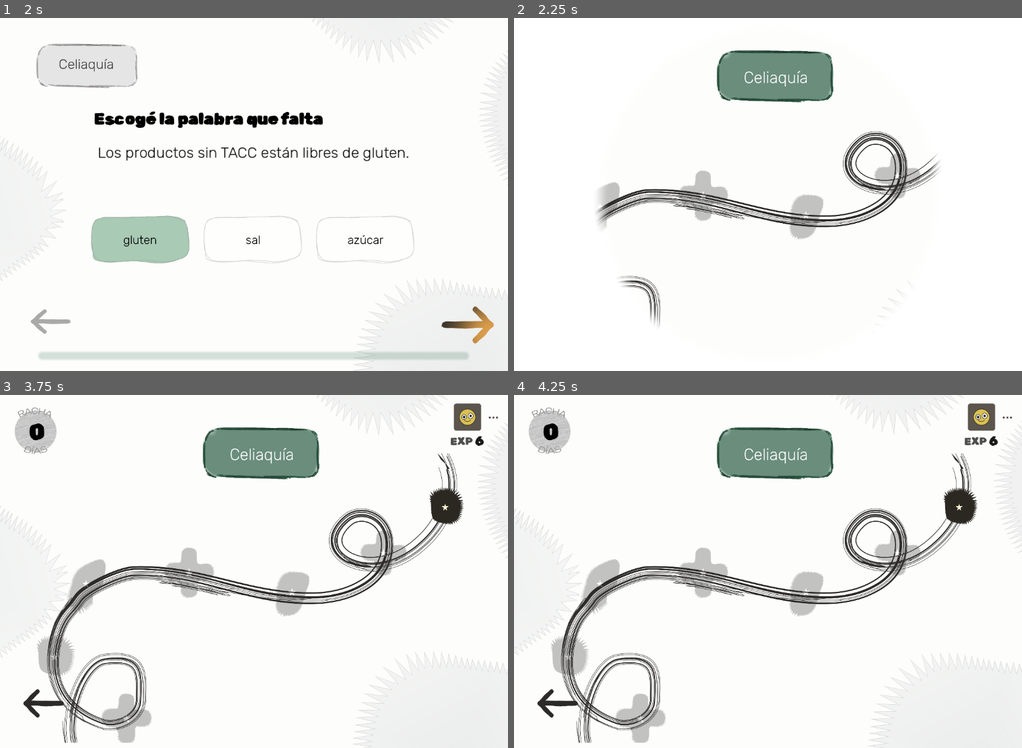
Above: before the commit, frames 1-4 (two rows, left to right).
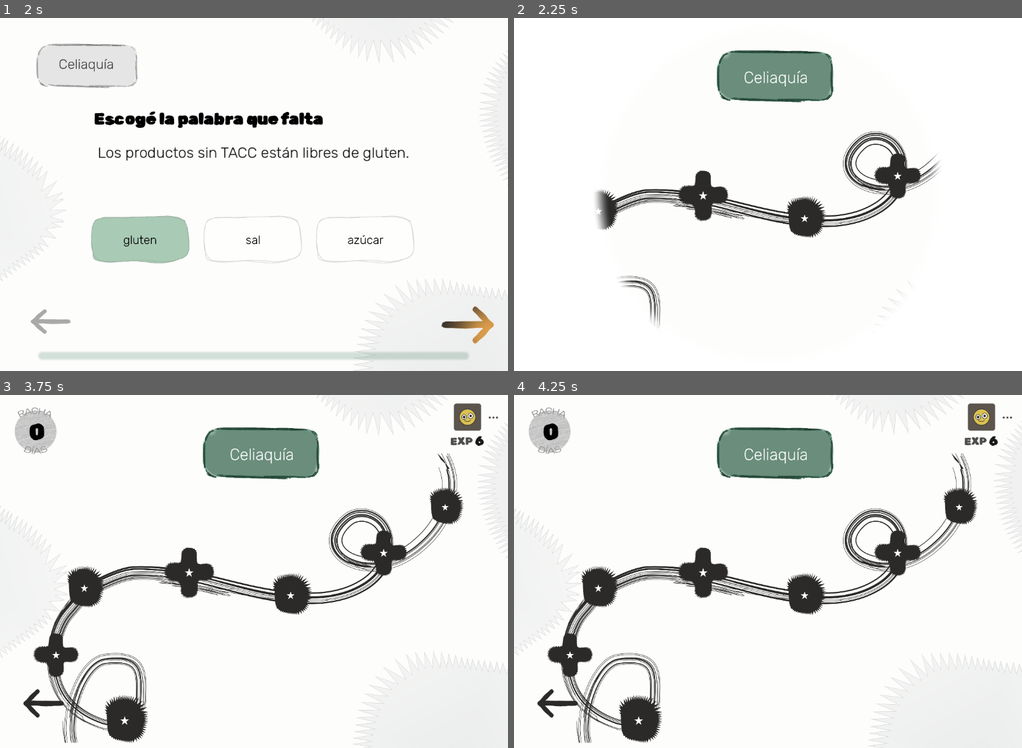
Above: after the commit, the same moments.

Repository: TTIP-e-vidente/e-vidente
Game: Godot game, scene res://completar/completar_palabra.tscn
The game is run twice, just before and just after one commit, with the same random seed, the same clock (stepped at 60 frames per second) and the same inputs. This scene is started directly instead of the project's main scene. Sound files missing from this copy of the repository are replaced by a short silence.
Inputs (mouse positions are in pixels of both pictures, inside the frame that each line leads up to):
- Up to frame 1 (2 s): click (50, 321) at 0.5 s; click "gluten" at 1.25 s
- Up to frame 2 (2.25 s): click (981, 325) at 2 s
- Up to frame 3 (3.75 s): click "Continuar" at 2.75 s; click (447, 507) at 3.52 s
- Up to frame 4 (4.25 s): no input

Frame 1 is identical in both runs. In frame 2, 2.2% of the frame differs, in the area x 16-81%, y 38-63%; in frame 3, 4.2%, in the area x 6-92%, y 26-99%; in frame 4, 4.2%.
Error after the commit: Parse Error: Annotation "@tool" must be at the top of the script, before "extends" and "class_name". (res://mapas/LevelNode.gd:6)

Commit message:
Fix: Al completar el mapa

Diff:
--- a/project/completar/completar_palabra.gd
+++ b/project/completar/completar_palabra.gd
@@ -514,7 +514,9 @@
 		_ir_a_flujo_post_juego()
 
 func _ir_a_flujo_post_juego() -> void:
-	PostGameFlowControllerScript.navigate_to_return_target(get_tree(), _ruta_escena_de_retorno)
+	var actividad: Dictionary = NODO_RUNTIME.obtener_actividad_actual(get_tree())
+	var node_key: String = str(actividad.get("node_key", "")).strip_edges()
+	PostGameFlowControllerScript.navigate_to_return_target(get_tree(), _ruta_escena_de_retorno, node_key)
 
 func _deshabilitar_interaccion() -> void:
 	_interaction_locked = true
--- a/project/interface/SaveManager.gd
+++ b/project/interface/SaveManager.gd
@@ -369,6 +369,32 @@
 	guardar_progreso_en_disco()
 
 
+func marcar_recompensa_del_mapa_como_vista(map_id: String) -> void:
+	## Marca que la recompensa del mapa ya fue mostrada al jugador.
+	## Evita volver a mostrar el cartel CapituloCompletado al recargar el mapa.
+	var clean_id: String = map_id.strip_edges()
+	if clean_id.is_empty():
+		return
+	var seen: Variant = save_data.get("map_reward_seen", {})
+	var seen_map: Dictionary = seen if seen is Dictionary else {}
+	seen_map[clean_id] = true
+	save_data["map_reward_seen"] = seen_map
+	_marcar_guardado_sucio()
+	guardar_progreso_en_disco()
+	print("[MapCompletion] marcar_recompensa_del_mapa_como_vista map_id=", clean_id)
+
+
+func ya_se_mostro_recompensa_del_mapa(map_id: String) -> bool:
+	## Devuelve true si ya se mostró la recompensa del mapa al jugador en esta sesión o sesiones anteriores.
+	var clean_id: String = map_id.strip_edges()
+	if clean_id.is_empty():
+		return false
+	var seen: Variant = save_data.get("map_reward_seen", {})
+	if not seen is Dictionary:
+		return false
+	return bool((seen as Dictionary).get(clean_id, false))
+
+
 func get_node_best_accuracy(node_id: String) -> float:
 	var clean_id: String = node_id.strip_edges()
 	var stored: Variant = save_data.get("node_progress", {})
@@ -649,6 +675,7 @@
 	save_data["node_progress"] = {}
 	save_data["total_exp"] = 0
 	save_data["completed_activity_ids_by_request"] = {}
+	save_data["map_reward_seen"] = {}
 	save_data["resume_state"] = _resume_helper.obtener_estado_predeterminado(ARCHIVERO_SCENE)
 	save_data["save_meta"] = _meta_guardado_vacia()
 	_marcar_guardado_sucio()
--- a/project/mapas/LevelNode.gd
+++ b/project/mapas/LevelNode.gd
@@ -1,4 +1,6 @@
 # HELPER_INTERNO
+# DEBUG_BADGES: activar solo para depurar badges visuales. No dejar en true en producción.
+const DEBUG_BADGES := false
 # Nodo visual individual del mapa (estrella/candado/completado).
 # Solo renderiza estado — no decide flujo.
 @tool
@@ -112,14 +114,15 @@
 	)
 	if is_completed and effective_progress <= 0.0:
 		effective_progress = 1.0
-	print_debug(
-		"[Star] update node_key=",
-		node_data.node_key if node_data != null else name,
-		" percent=",
-		effective_progress,
-		" completed=",
-		is_completed
-	)
+	if DEBUG_BADGES:
+		print_debug(
+			"[Star] update node_key=",
+			node_data.node_key if node_data != null else name,
+			" percent=",
+			effective_progress,
+			" completed=",
+			is_completed
+		)
 	if not is_completed:
 		return
 	if node_badge.has_method("set_completed"):
@@ -132,12 +135,13 @@
 	_best_percent = clampf(percent, 0.0, 1.0)
 	if _best_percent > 0.0:
 		_best_accuracy = maxf(_best_accuracy, _best_percent * 100.0)
-	print_debug(
-		"[Star] set_progress node_key=",
-		node_data.node_key if node_data != null else node_key,
-		" percent=",
-		_best_percent
-	)
+	if DEBUG_BADGES:
+		print_debug(
+			"[Star] set_progress node_key=",
+			node_data.node_key if node_data != null else node_key,
+			" percent=",
+			_best_percent
+		)
 	if node_badge != null and node_badge.has_method("set_progress"):
 		node_badge.call("set_progress", _best_percent)
 	_refresh_badge()
--- a/project/mapas/MapBoard.gd
+++ b/project/mapas/MapBoard.gd
@@ -38,6 +38,7 @@
 	_configured_node_states = node_states.duplicate()
 	var visual_nodes: Array[Node2D] = obtener_nodos_runtime_mapa()
 	var visible_count: int = mini(visual_nodes.size(), map_nodes.size())
+	print_debug("[MapBoard] configurar_nodos count=", visible_count)
 
 	if visual_nodes.size() != map_nodes.size():
 		push_warning(
@@ -57,13 +58,6 @@
 		if node_data.has_map_position:
 			visual_node.position = node_data.map_position
 		if visual_node.has_method("configurar"):
-			var progress: Variant = node_state.get("best_percent", 0.0)
-			print_debug(
-				"[MapBoard] refrescando progreso node_key=",
-				node_data.node_key,
-				" progress=",
-				progress
-			)
 			visual_node.configurar(node_data, node_state)
 		var callback := Callable(self, "_on_visual_node_selected")
 		var already_connected := visual_node.is_connected("selected", callback)
@@ -97,14 +91,6 @@
 		var saved_percent: float = float(progress.get("best_percent", 0.0))
 		if completed and saved_percent <= 0.0:
 			saved_percent = 1.0
-		print_debug(
-			"[MapBoard] node_key=",
-			node_key,
-			" saved_percent=",
-			saved_percent,
-			" completed=",
-			completed
-		)
 		if completed and visual_node.has_method("set_star_progress"):
 			visual_node.call("set_star_progress", saved_percent)
 
--- a/project/mapas/MapScene.gd
+++ b/project/mapas/MapScene.gd
@@ -9,7 +9,7 @@
 const AvanceDeNodoScript := preload("res://mapas/logica/AvanceDeNodo.gd")
 const AbridorDeNodoJugableScript := preload("res://mapas/logica/AbridorDeNodoJugable.gd")
 const MAP_COMPLETION_SCENE := preload("res://mapas/completo/CapituloCompletado.tscn")
-const FINALIZACION_PARTIDA_SCENE := "res://mapas/Finalización-Partida.tscn"
+const FINALIZACION_PARTIDA_SCENE := GameSceneRouter.FINALIZACION_PARTIDA_SCENE_PATH
 
 const MAP_JSON_PATH := "res://contenido/mapa/celiaquia_mapa.json"
 const DEFAULT_TRACK_KEY := GameTrackCatalog.TRACK_CELIAQUIA
@@ -60,6 +60,8 @@
 		return
 	if not is_node_ready() or not visible:
 		return
+	# Solo refrescar visuales al hacerse visible; la verificación de mapa completo
+	# ocurre explícitamente en _ready() y volver_al_mapa(), no en cada cambio de visibilidad.
 	actualizar_estados_de_nodos()
 
 
@@ -126,14 +128,6 @@
 					state["is_completed"] = true
 					state["visual_state"] = AvanceDeNodoScript.STATE_COMPLETED
 					state["can_play"] = true
-		print_debug(
-			"[MapBoard] node_key=",
-			key,
-			" saved_percent=",
-			state.get("best_percent", 0.0),
-			" completed=",
-			state.get("is_completed", false)
-		)
 		node_states.append(state)
 	map_board.call("configurar_nodos", nodos_mapa, node_states)
 	if map_board.has_method("refresh_progress_from_save"):
@@ -205,17 +199,38 @@
 
 
 func _mostrar_completado_del_mapa_si_corresponde() -> void:
+	## Muestra el popup "Capítulo completado" si todos los nodos del mapa están completos
+	## y la recompensa todavía no fue vista. El flag se guarda DESPUÉS de mostrar el popup.
 	if not AvanceDeNodoScript.mapa_esta_completado(nodos_mapa, track_key_mapa):
 		return
+
+	var save_manager: Node = get_node_or_null("/root/SaveManager")
+
+	# Si la recompensa ya fue vista en una visita anterior, no volver a mostrarla.
+	var reward_seen: bool = false
+	if save_manager != null and save_manager.has_method("ya_se_mostro_recompensa_del_mapa"):
+		reward_seen = bool(save_manager.call("ya_se_mostro_recompensa_del_mapa", map_id))
+	if reward_seen:
+		print("[MapCompletion] reward already seen map_id=\"", map_id, "\"")
+		return
+
+	# Evitar instanciar dos veces si ya hay un popup activo.
 	if _popup_completado_activo():
 		return
 
+	# Instanciar el popup y agregarlo a la escena.
 	var popup_completado: Node = MAP_COMPLETION_SCENE.instantiate()
 	if popup_completado == null:
+		push_error("MapScene: No se pudo instanciar CapituloCompletado.tscn")
 		return
 	if popup_completado.has_method("configure_for_track"):
 		popup_completado.call("configure_for_track", track_key_mapa)
 	add_child(popup_completado)
+
+	# Marcar la recompensa como vista DESPUÉS de agregar el popup al árbol.
+	print("[MapCompletion] showing reward map_id=\"", map_id, "\"")
+	if save_manager != null and save_manager.has_method("marcar_recompensa_del_mapa_como_vista"):
+		save_manager.call("marcar_recompensa_del_mapa_como_vista", map_id)
 
 
 func _popup_completado_activo() -> bool:
--- a/project/mapas/logica/AvanceDeNodo.gd
+++ b/project/mapas/logica/AvanceDeNodo.gd
@@ -100,11 +100,24 @@
 	if nodos_mapa.is_empty():
 		return false
 
+	var total: int = nodos_mapa.size()
+	var completed_count: int = 0
 	for nodo_mapa in nodos_mapa:
 		var node_key_actual: String = _obtener_node_key(nodo_mapa)
-		if not Global.es_nodo_jugable_completado(track_key, node_key_actual):
+		if Global.es_nodo_jugable_completado(track_key, node_key_actual):
+			completed_count += 1
+		else:
+			print(
+				"[MapCompletion] checking map_id=\"", track_key,
+				"\" completed=", completed_count, "/", total,
+				" missing=\"", node_key_actual, "\""
+			)
 			return false
 
+	print(
+		"[MapCompletion] checking map_id=\"", track_key,
+		"\" completed=", completed_count, "/", total, " -> COMPLETE"
+	)
 	return true
 
 
--- a/project/niveles/GameSceneRouter.gd
+++ b/project/niveles/GameSceneRouter.gd
@@ -34,6 +34,7 @@
 const LEVEL_SCENE_PATH := "res://niveles/nivel_1/Level.tscn"
 const VINCULACION_CONCEPTOS_SCENE_PATH := "res://vincular/VincularConceptos.tscn"
 const COMPLETAR_PALABRA_SCENE_PATH := "res://completar/completar_palabra.tscn"
+const FINALIZACION_PARTIDA_SCENE_PATH := "res://mapas/Finalización-Partida.tscn"
 
 const ROUTES := {
 	ROUTE_SPLASH: SPLASH_SCENE_PATH,
--- a/project/niveles/progress/PostGameFlowController.gd
+++ b/project/niveles/progress/PostGameFlowController.gd
@@ -8,7 +8,7 @@
 
 const POST_GAME_FLOW_STATE_META := "post_game_flow_state"
 const LOG_PREFIX := "[POST_GAME]"
-const DEBUG_FLOW_LOGS := true
+const DEBUG_FLOW_LOGS := false
 const TARGET_TYPE_STREAK := "streak"
 const STEP_STREAK := "streak"
 const STEP_NEXT := "next"
@@ -480,7 +480,7 @@
 	completion_context: Dictionary
 ) -> Dictionary:
 	if _completion_came_from_map(completion_context):
-		return {"type": "scene_path", "scene_path": "res://mapas/Finalización-Partida.tscn"}
+		return {"type": "scene_path", "scene_path": GameSceneRouter.FINALIZACION_PARTIDA_SCENE_PATH}
 
 	var track_key: String = _read_completion_track_key(completion_context)
 	if track_key.is_empty() or _completion_uses_default_track(completion_context):
--- a/project/tests/vertical_slice_smoke_test.gd
+++ b/project/tests/vertical_slice_smoke_test.gd
@@ -13,6 +13,8 @@
 const VINCULAR_SCENE := "res://vincular/VincularConceptos.tscn"
 const COMPLETAR_PALABRA_SCENE := "res://completar/completar_palabra.tscn"
 const LEGACY_DRAG_DROP_SCENE := "res://mapas/drag_drop/DragDropNode.tscn"
+const GameSceneRouterScript := preload("res://niveles/GameSceneRouter.gd")
+const FINALIZACION_PARTIDA_SCENE := GameSceneRouterScript.FINALIZACION_PARTIDA_SCENE_PATH
 const TIEMPO_MAXIMO_SMOKE_TEST := 90.0
 const NODE_1_KEY := "celiaquia_01_desayuno_basico"
 const NODE_5_KEY := "celiaquia_05_intro_mixta"
@@ -316,12 +318,12 @@
 		if failed:
 			return result
 
-		var next_scenes: Array[String] = [MAP_SCENE, "res://mapas/Finalización-Partida.tscn"]
+		var next_scenes: Array[String] = [MAP_SCENE, FINALIZACION_PARTIDA_SCENE]
 		next_scenes.append_array(GAME_SCENES)
 		await _wait_for_any(next_scenes, "%s continuar" % label)
 		if (
 			current_scene != null
-			and current_scene.scene_file_path == "res://mapas/Finalización-Partida.tscn"
+			and current_scene.scene_file_path == FINALIZACION_PARTIDA_SCENE
 			and current_scene.has_method("continuar_al_mapa")
 		):
 			current_scene.call("continuar_al_mapa")
